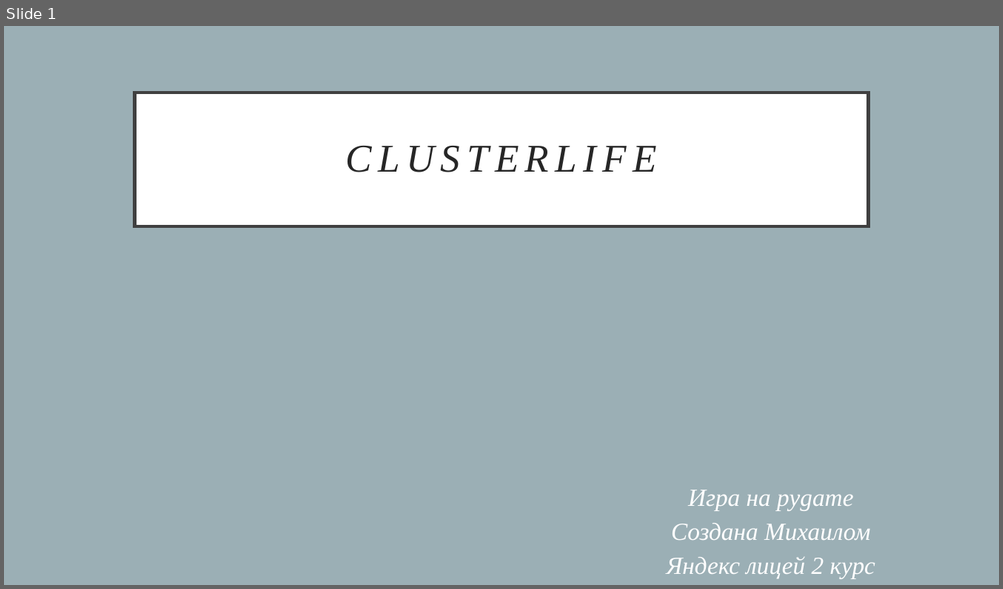
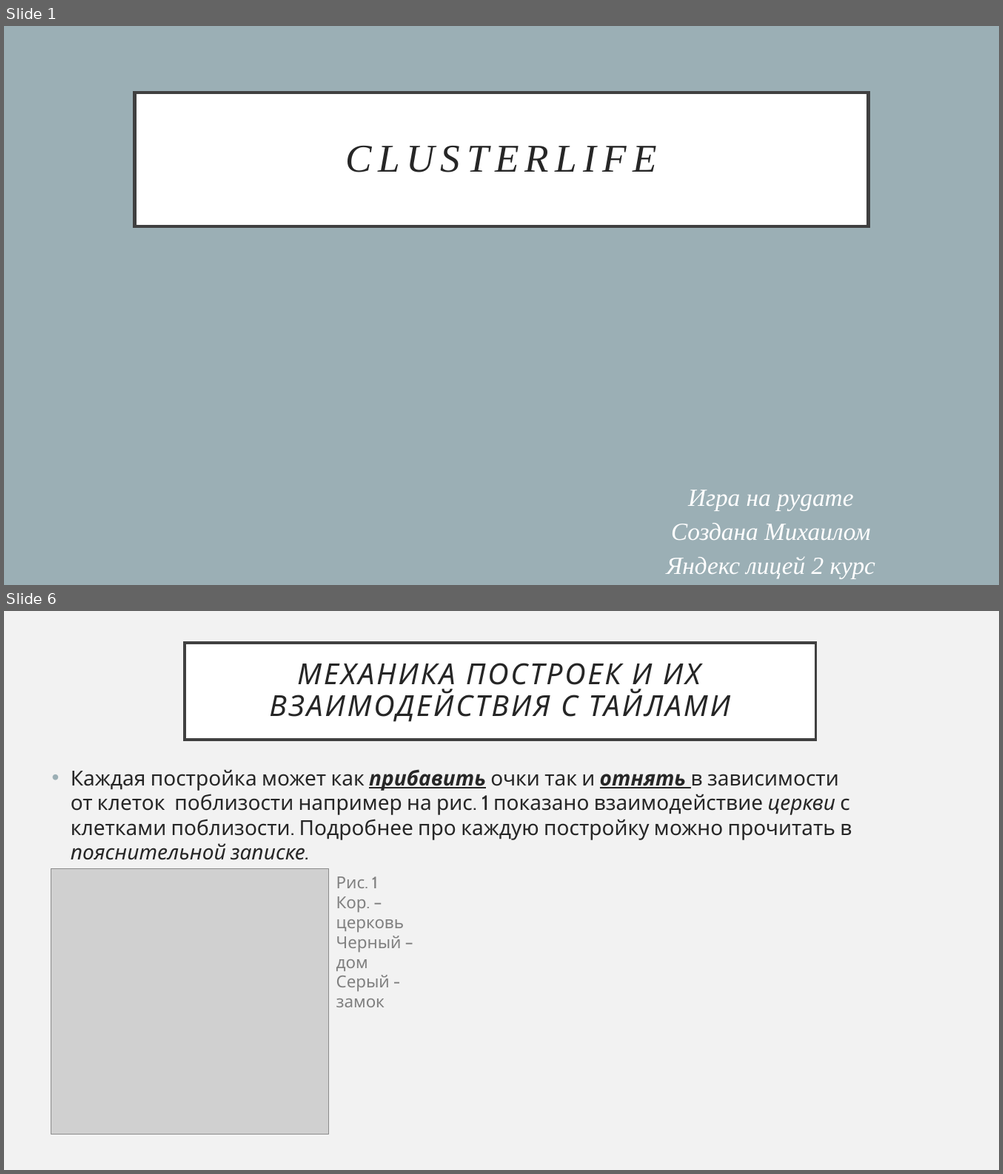
Before and after one commit to M1shgan48/pygame, a slide deck: презентация_pygame.pptx. Shown one above the other, each under a label of ours: slide 1 before the commit, slides 1 and 6 after it; the slides between them are not shown. The pictures are 1003x589 and 1003x1174 pixels, drawn with LibreOffice and Linux fonts; fonts in the diff are those of the drawing; grey boxes stand for pictures. Boxes give left, top, right and bottom in pixels: in the first picture for what was removed or moved away, otherwise in the second. Text is boxed around its words. In the diff, an @@ line names an element or a change of style, - is before the commit and + after.

```diff
--- a/презентация_pygame.pptx
+++ b/презентация_pygame.pptx
@@ slide 6 added at (4, 611, 999, 1170), background #F2F2F2 @@
@@ title added at (185, 643, 815, 740), fill #FFFFFF, outline #404040 2.5 pt, 28 pt, text #262626, italic @@
+МЕХАНИКА ПОСТРОЕК И ИХ ВЗАИМОДЕЙСТВИЯ С ТАЙЛАМИ
@@ text added at (71, 769, 851, 860), 20 pt, text #262626 @@
+• Каждая постройка может как прибавить очки так и отнять в зависимости от клеток поблизости например на рис. 1 показано взаимодействие церкви с клетками поблизости. Подробнее про каждую постройку можно прочитать в пояснительной записке.
@@ picture added at (51, 869, 329, 1135) @@
@@ text added at (336, 877, 404, 1008), 16 pt, text #808080 @@
+Рис. 1
+Кор. – церковь
+Черный – дом
+Серый - замок
```
Also in this commit, not shown: 3 slides changed, 3 other slides added, 1 slide removed, 1 other file.
